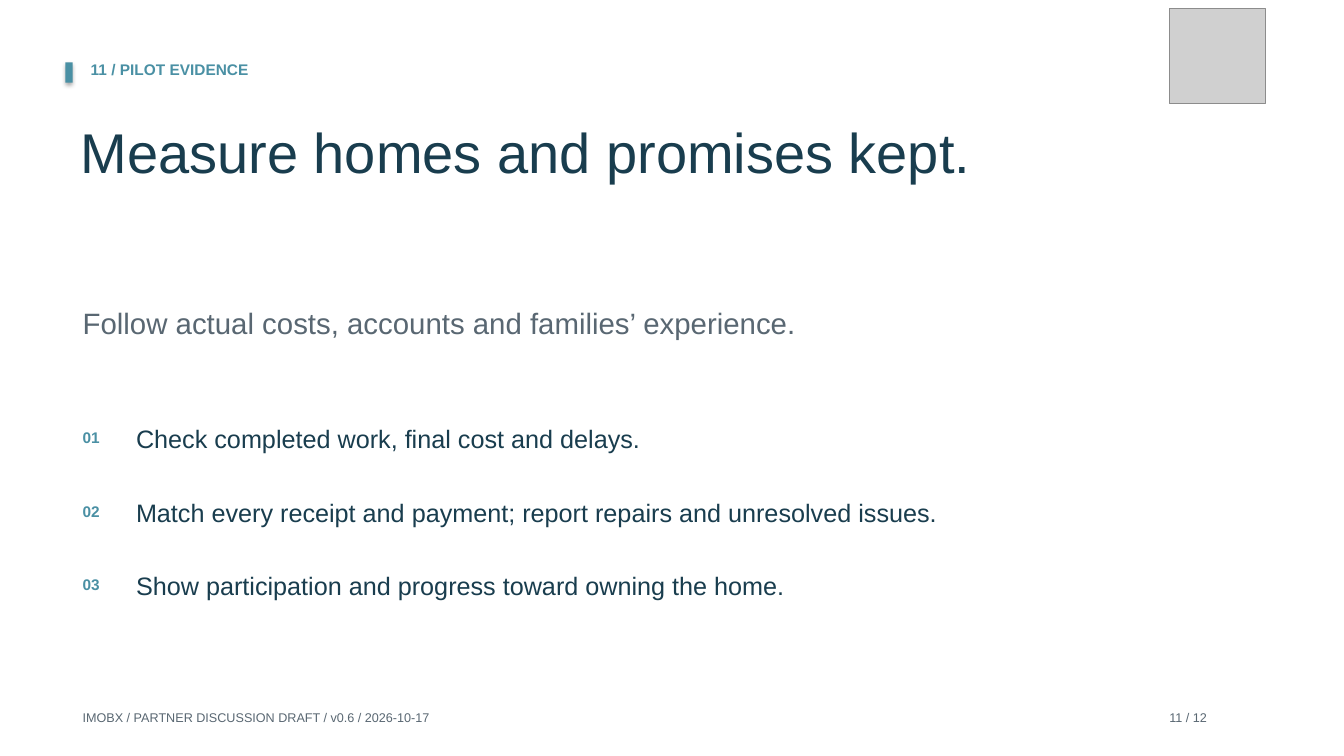
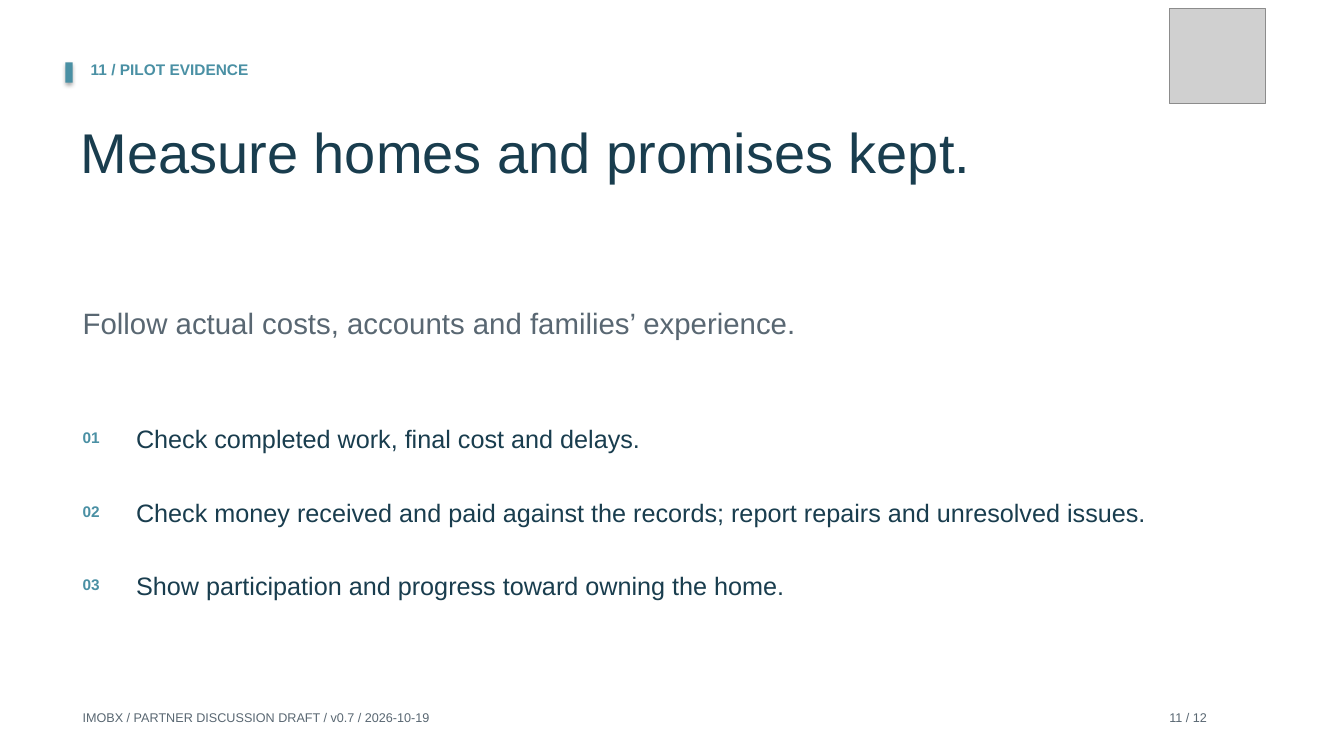
Before and after one commit to Siah-kin/imobx-website, a slide deck: slide 11 of pitchdeck.pptx. Drawn at 1344x756 pixels with LibreOffice and Linux fonts; fonts in the diff are those of the drawing; grey boxes stand for pictures. Boxes give left, top, right and bottom in pixels: in the first picture for what was removed or moved away, otherwise in the second. Text is boxed around its words. In the diff, an @@ line names an element or a change of style, - is before the commit and + after.

```diff
--- a/pitchdeck.pptx
+++ b/pitchdeck.pptx
@@ text at [136,503,1145,527]: text changed @@
-Match every receipt and payment; report repairs and unresolved issues.
+Check money received and paid against the records; report repairs and unresolved issues.
@@ text at [83,713,429,722]: text changed @@
-IMOBX / PARTNER DISCUSSION DRAFT / v0.6 / 2026-10-17
+IMOBX / PARTNER DISCUSSION DRAFT / v0.7 / 2026-10-19
```
Also in this commit, not shown: 11 other slides changed, 40 other files.
